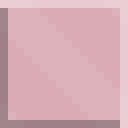
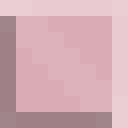
Before/after of a 128×128 layered artwork. What changed in the layer stack:
painted on "border" over [0,8,120,128]
painted on "bling-bling" over [0,0,128,128]
